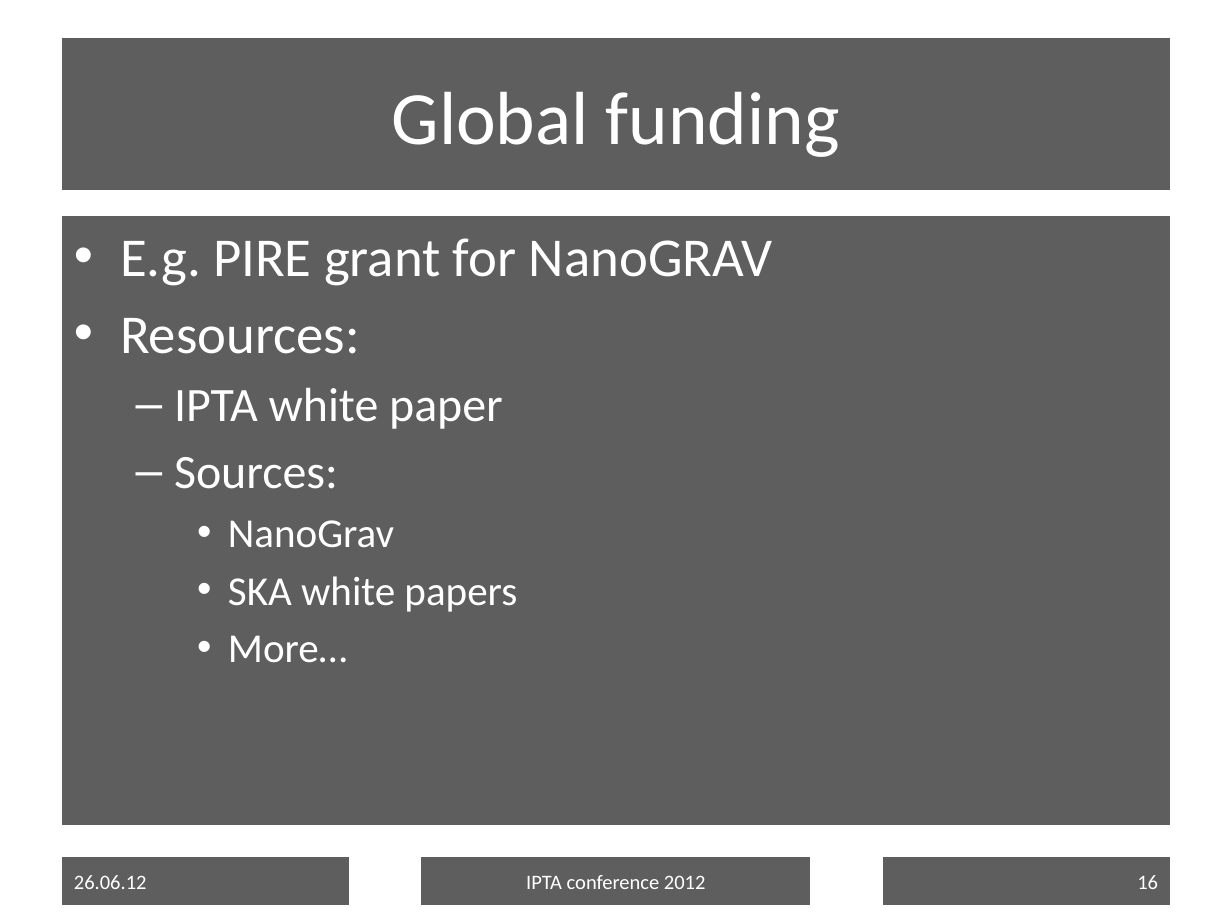
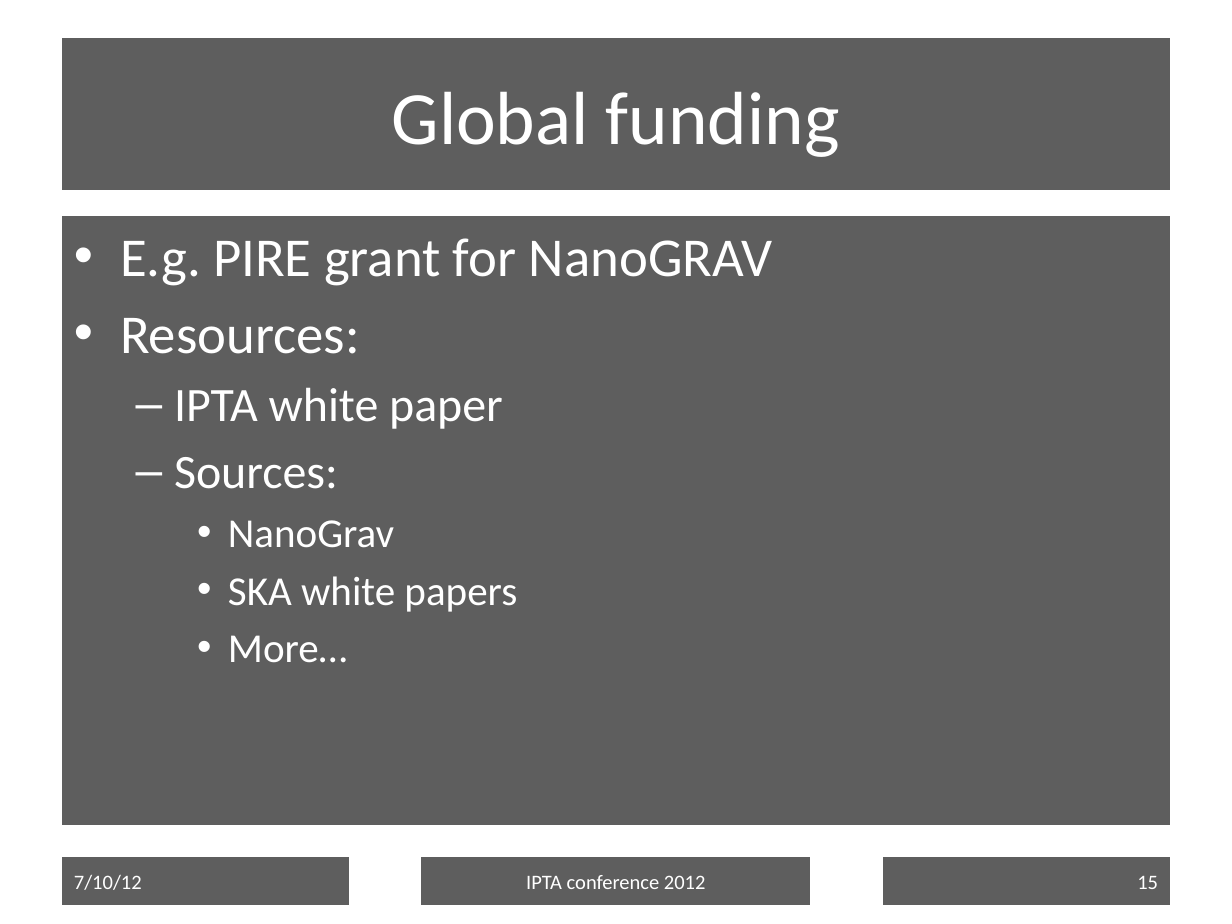
Before and after one commit to ipta/ipta-2012-science-week, a slide deck: slide 15 of 58_champion_science_ipta2012.pptx (slide 16 before the commit). Drawn at 1232x924 pixels with LibreOffice and Linux fonts; fonts in the diff are those of the drawing; background and template pictures are left out. Boxes give left, top, right and bottom in pixels: in the first picture for what was removed or moved away, otherwise in the second. Text is boxed around its words. In the diff, an @@ line names an element or a change of style, - is before the commit and + after.

```diff
--- a/58_champion_science_ipta2012.pptx
+++ b/58_champion_science_ipta2012.pptx
@@ text in rectangle at (x1=74, y1=875, x2=142, y2=890): text changed @@
-26.06.12
+7/10/12
@@ page number at (x1=1137, y1=876, x2=1158, y2=889): text changed @@
-16
+15
```
Also in this commit, not shown: 15 other slides changed, 4 slides removed, 1 other file.
